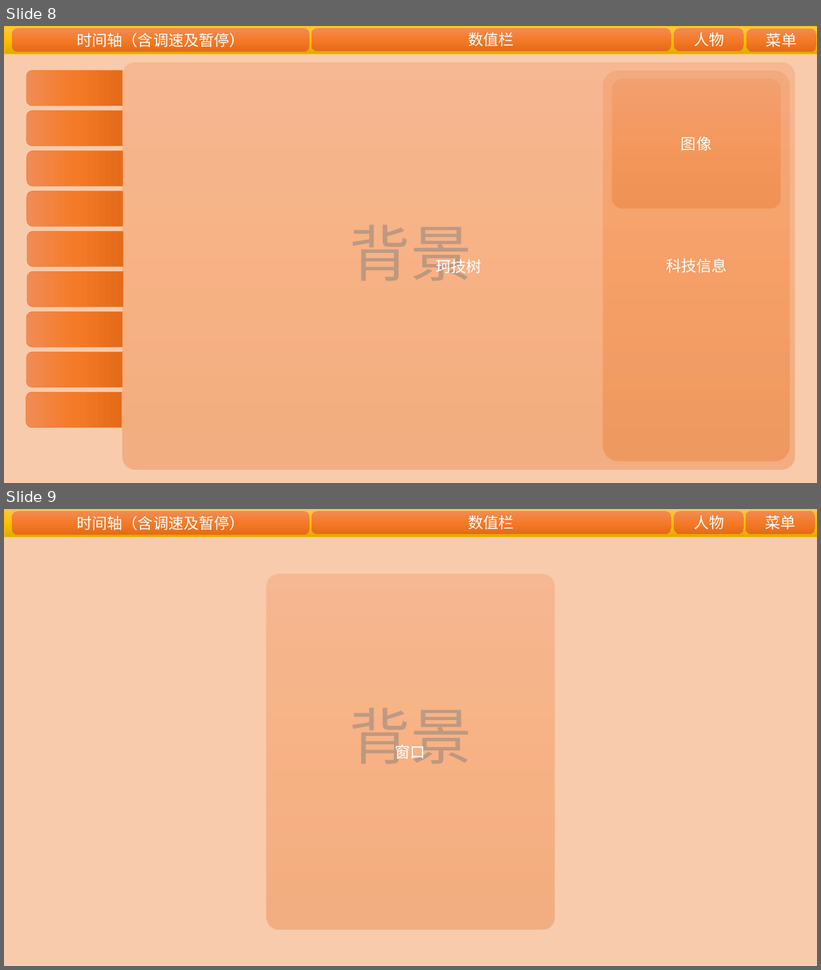
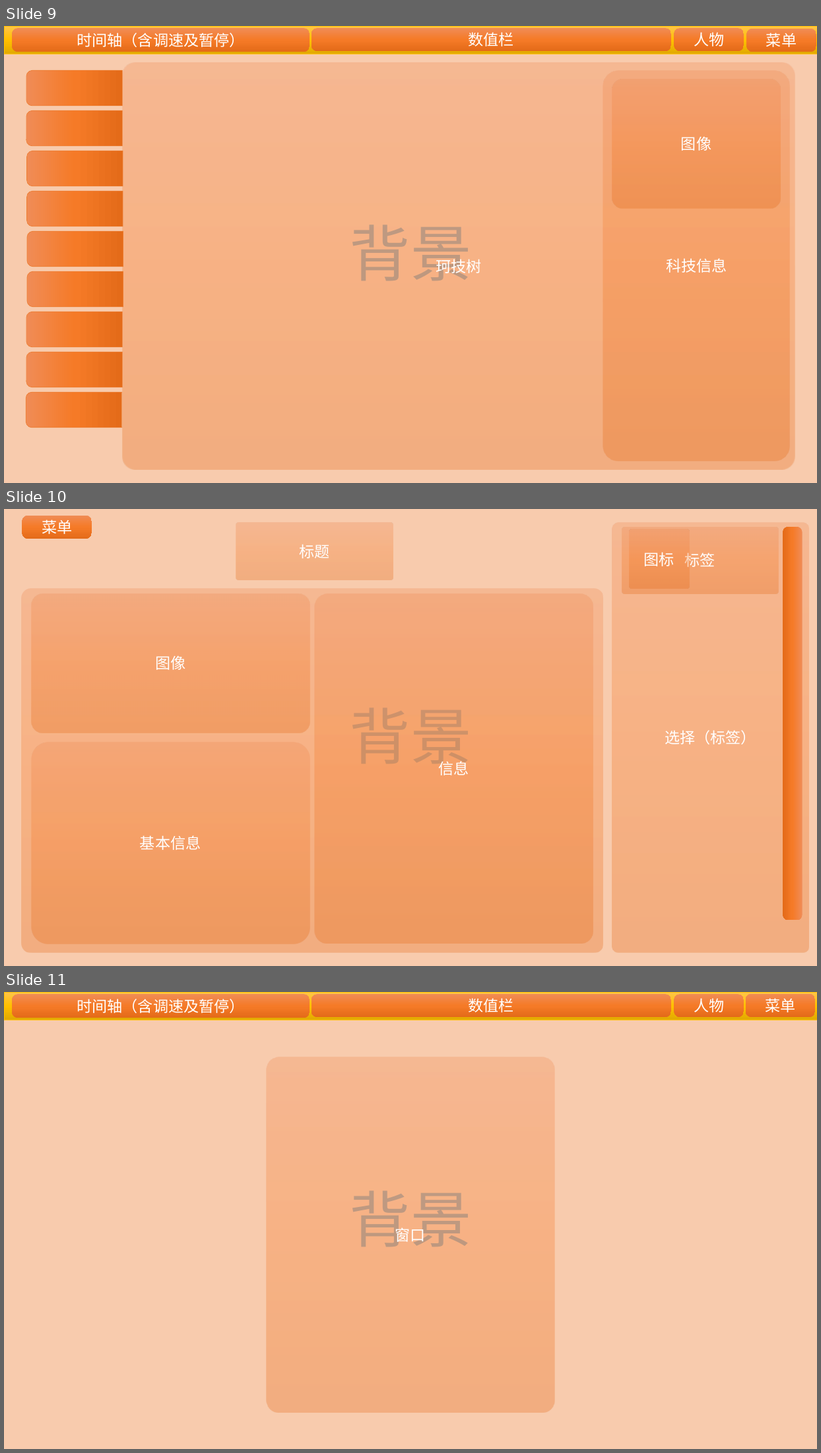
Before and after one commit to CommonAnts/OIASG, a slide deck: docs/界面布局.pptx. Shown one above the other, each under a label of ours: slides 8 and 9 before the commit, slides 9, 10 and 11 after it. The pictures are 821x970 and 821x1453 pixels, drawn with LibreOffice and Linux fonts; fonts in the diff are those of the drawing. Boxes give left, top, right and bottom in pixels: in the first picture for what was removed or moved away, otherwise in the second. Text is boxed around its words. In the diff, an @@ line names an element or a change of style, - is before the commit and + after.

```diff
--- a/docs/界面布局.pptx
+++ b/docs/界面布局.pptx
@@ slide 10 added at bbox=[4, 509, 817, 966], background #F8CBAD @@
@@ rounded rectangle added at bbox=[22, 515, 92, 538], fill gradient #F18C57 to #F67B28 to #E56C19, 18 pt, text #FFFFFF @@
+菜单
@@ rounded rectangle added at bbox=[236, 522, 393, 580], fill gradient #F18C57 to #F67B28 to #E56C19, 18 pt, text #FFFFFF @@
+标题
@@ rounded rectangle added at bbox=[612, 522, 809, 953], fill gradient #F18C57 to #F67B28 to #E56C19, 18 pt, text #FFFFFF @@
+选择（标签）
@@ rounded rectangle added at bbox=[622, 527, 779, 593], fill gradient #F18C57 to #F67B28 to #E56C19, 18 pt, text #FFFFFF @@
+标签
@@ rounded rectangle added at bbox=[783, 527, 803, 920], fill gradient #F18C57 to #F67B28 to #E56C19 @@
@@ rounded rectangle added at bbox=[629, 529, 689, 589], fill gradient #F18C57 to #F67B28 to #E56C19, 18 pt, text #FFFFFF @@
+图标
@@ rounded rectangle added at bbox=[22, 589, 603, 953], fill gradient #F18C57 to #F67B28 to #E56C19 @@
@@ rounded rectangle added at bbox=[32, 593, 310, 733], fill gradient #F18C57 to #F67B28 to #E56C19, 18 pt, text #FFFFFF @@
+图像
@@ rounded rectangle added at bbox=[314, 593, 593, 944], fill gradient #F18C57 to #F67B28 to #E56C19, 18 pt, text #FFFFFF @@
+信息
@@ text added at bbox=[350, 708, 472, 775], 72 pt, text #A6A6A6 @@
+背景
@@ rounded rectangle added at bbox=[32, 743, 310, 945], fill gradient #F18C57 to #F67B28 to #E56C19, 18 pt, text #FFFFFF @@
+基本信息
@@ what was slide 8 is now slide 9 @@
@@ what was slide 9 is now slide 11 @@
```
Also in this commit, not shown: 3 other slides added, 19 other files.
